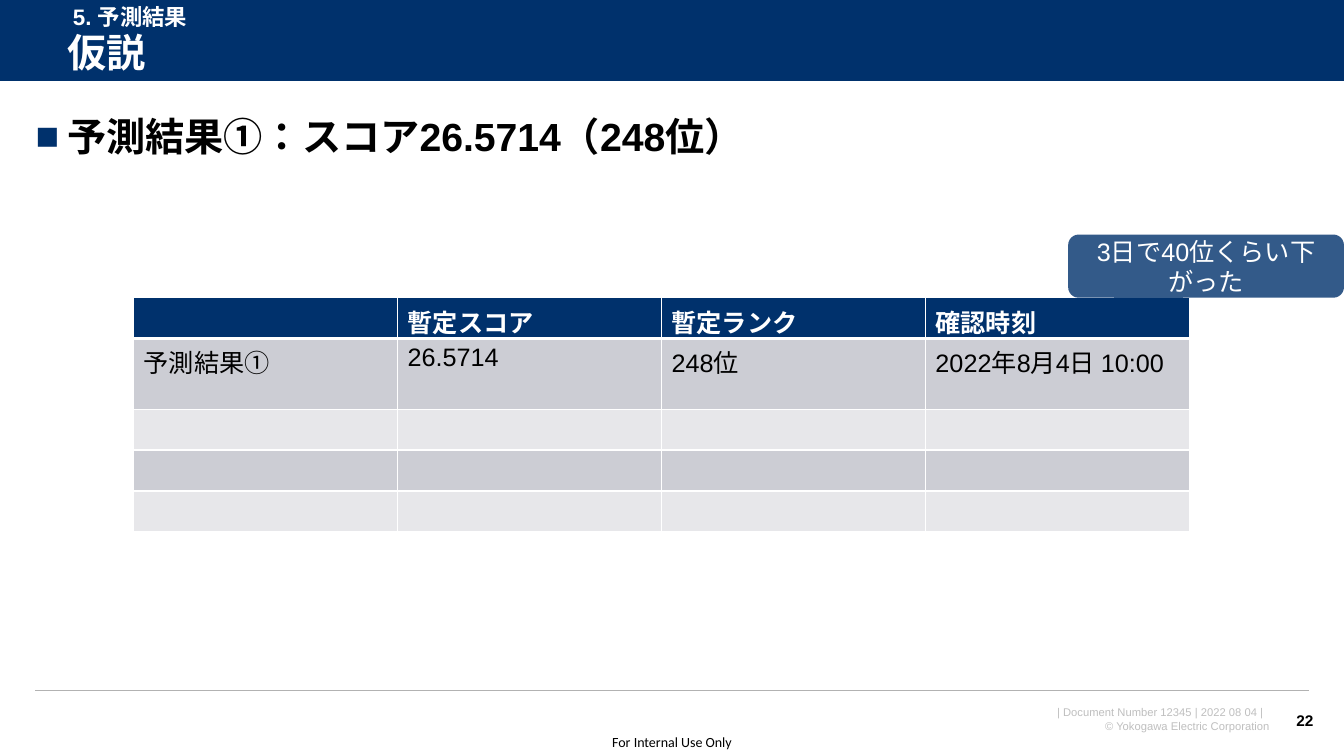
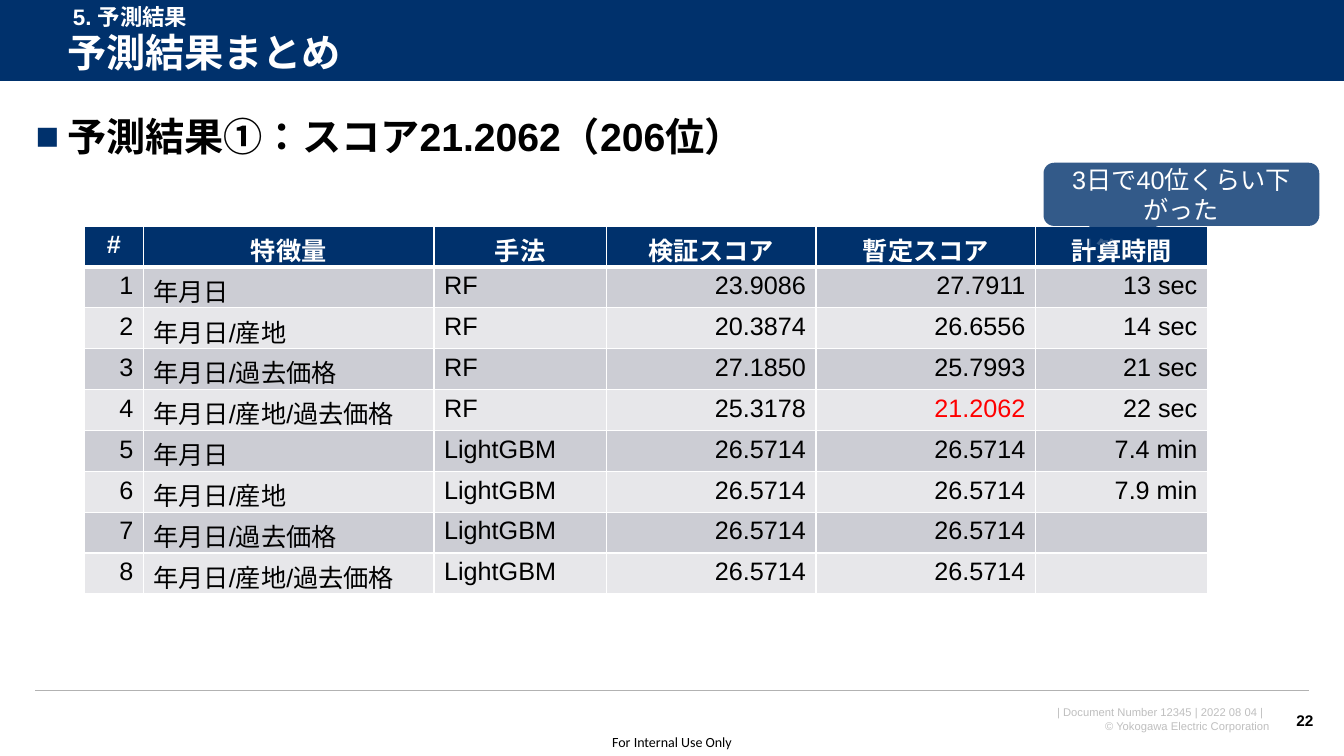
Before and after one commit to watarukumagai-git/opt, a slide deck: slide 22 of MMW/20220804_MMW_kumagai_rev.0.pptx. Drawn at 1344x756 pixels with LibreOffice and Linux fonts; fonts in the diff are those of the drawing; background and template pictures are left out. Boxes give left, top, right and bottom in pixels: in the first picture for what was removed or moved away, otherwise in the second. Text is boxed around its words. In the diff, an @@ line names an element or a change of style, - is before the commit and + after.

```diff
--- a/MMW/20220804_MMW_kumagai_rev.0.pptx
+++ b/MMW/20220804_MMW_kumagai_rev.0.pptx
@@ title at (67, 33, 341, 71): text changed @@
-仮説
+予測結果まとめ
@@ text at (67, 117, 744, 155): text changed @@
-■ 予測結果①：スコア26.5714（248位）
+■ 予測結果①：スコア21.2062（206位）
@@ rounded speech box "3日で40位くらい下がった": place and size @@
-rounded speech box "3日で40位くらい下がった" at (1069, 235, 1344, 298)
+rounded speech box "3日で40位くらい下がった" at (1044, 162, 1320, 226)
@@ table at (85, 226, 1207, 594) @@
- | 暫定スコア | 暫定ランク | 確認時刻
-予測結果① | 26.5714 | 248位 | 2022年8月4日 10:00
- |  |  | 
- |  |  | 
- |  |  | 
+# | 特徴量 | 手法 | 検証スコア | 暫定スコア | 計算時間
+1 | 年月日 | RF | 23.9086 | 27.7911 | 13 sec
+2 | 年月日/産地 | RF | 20.3874 | 26.6556 | 14 sec
+3 | 年月日/過去価格 | RF | 27.1850 | 25.7993 | 21 sec
+4 | 年月日/産地/過去価格 | RF | 25.3178 | 21.2062 | 22 sec
+5 | 年月日 | LightGBM | 26.5714 | 26.5714 | 7.4 min
+6 | 年月日/産地 | LightGBM | 26.5714 | 26.5714 | 7.9 min
+7 | 年月日/過去価格 | LightGBM | 26.5714 | 26.5714 | 
+8 | 年月日/産地/過去価格 | LightGBM | 26.5714 | 26.5714 | 
@@ table: place and size @@
-table at (134, 297, 1191, 502)
+table at (85, 226, 1207, 594)
```
Also in this commit, not shown: 1 slide added.
